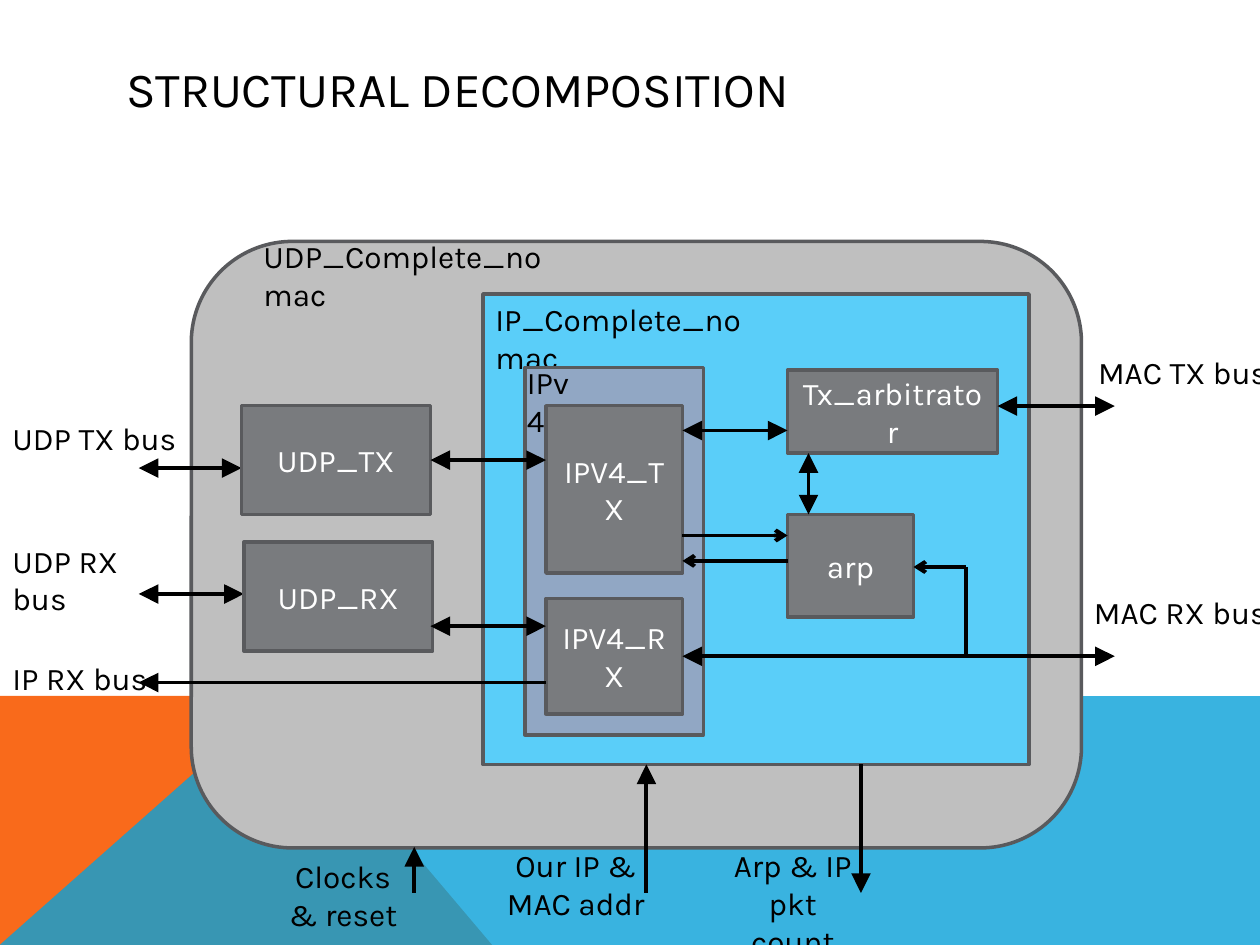
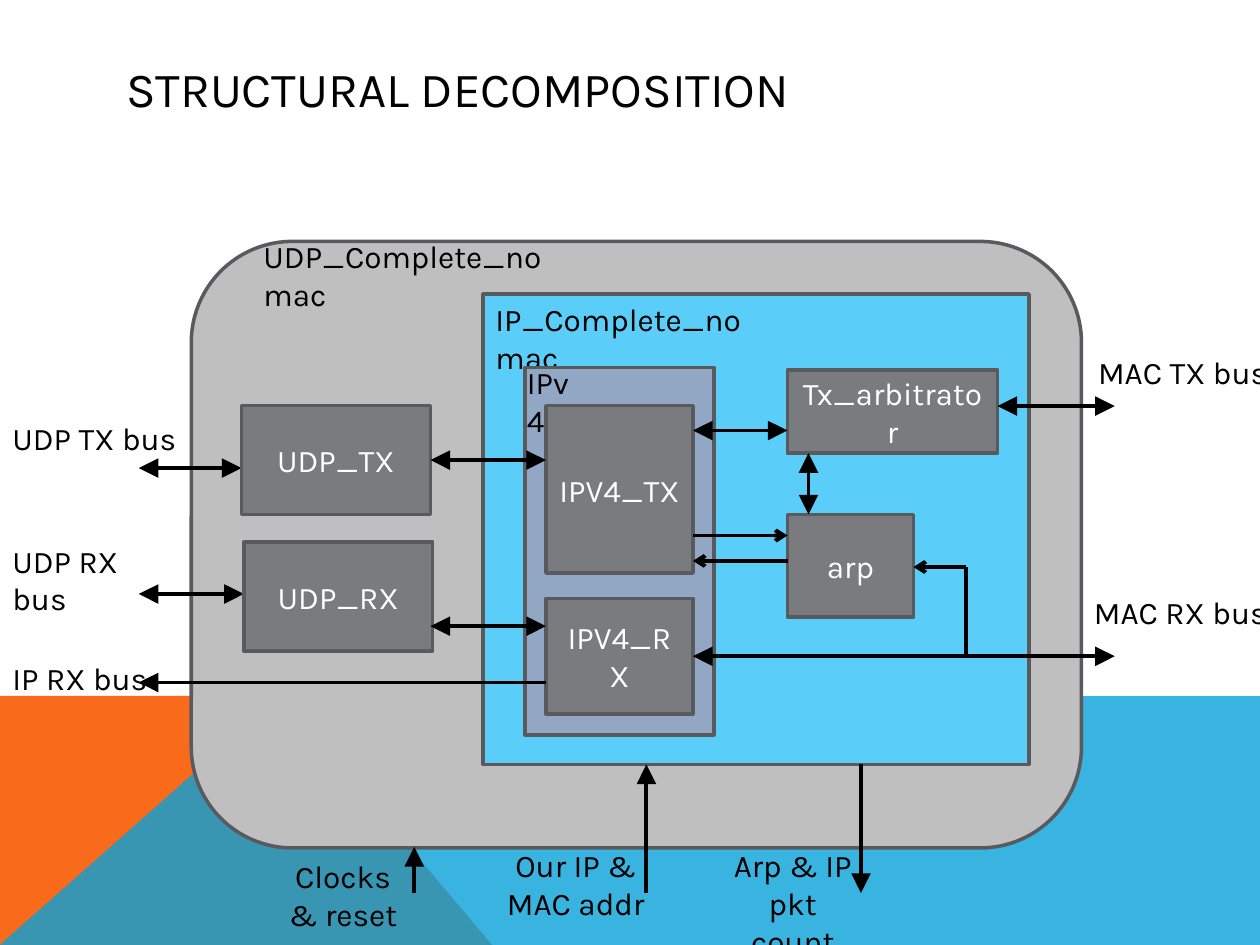
Before and after one commit to rsarwar87/udp_ip_core, a slide deck: slide 6 of doc/src/UDP_IP_Stack.pptx. Drawn at 1260x945 pixels with LibreOffice and Linux fonts; fonts in the diff are those of the drawing. Boxes give left, top, right and bottom in pixels: in the first picture for what was removed or moved away, otherwise in the second. Text is boxed around its words. In the diff, an @@ line names an element or a change of style, - is before the commit and + after.

```diff
--- a/doc/src/UDP_IP_Stack.pptx
+++ b/doc/src/UDP_IP_Stack.pptx
@@ rectangle: place and size @@
-rectangle at [525, 368, 704, 736]
+rectangle at [525, 368, 714, 736]
@@ rectangle "IPV4_TX": place and size @@
-rectangle "IPV4_TX" at [546, 406, 682, 573]
+rectangle "IPV4_TX" at [546, 406, 693, 573]
@@ double arrow moved from (683, 431) - (788, 431) to (693, 431) - (788, 431) @@
@@ arrow moved from (683, 536) - (788, 536) to (693, 536) - (788, 536) @@
@@ arrow moved from (788, 561) - (683, 561) to (788, 561) - (693, 561) @@
@@ rectangle "IPV4_RX": place and size @@
-rectangle "IPV4_RX" at [546, 598, 682, 714]
+rectangle "IPV4_RX" at [546, 598, 693, 714]
@@ double arrow moved from (683, 656) - (1115, 656) to (693, 656) - (1115, 656) @@
```
Also in this commit, not shown: 3 other slides changed, 11 other files.
